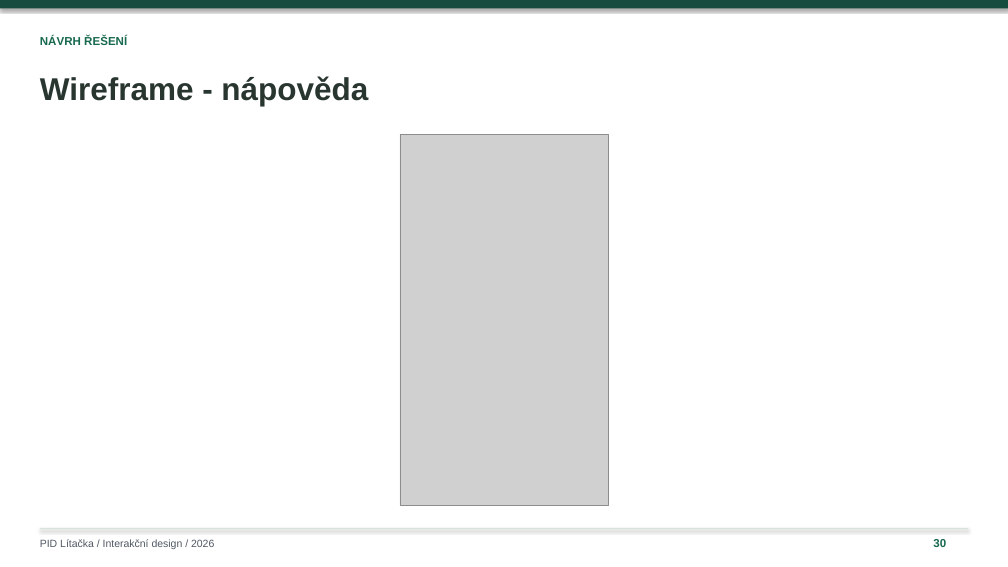
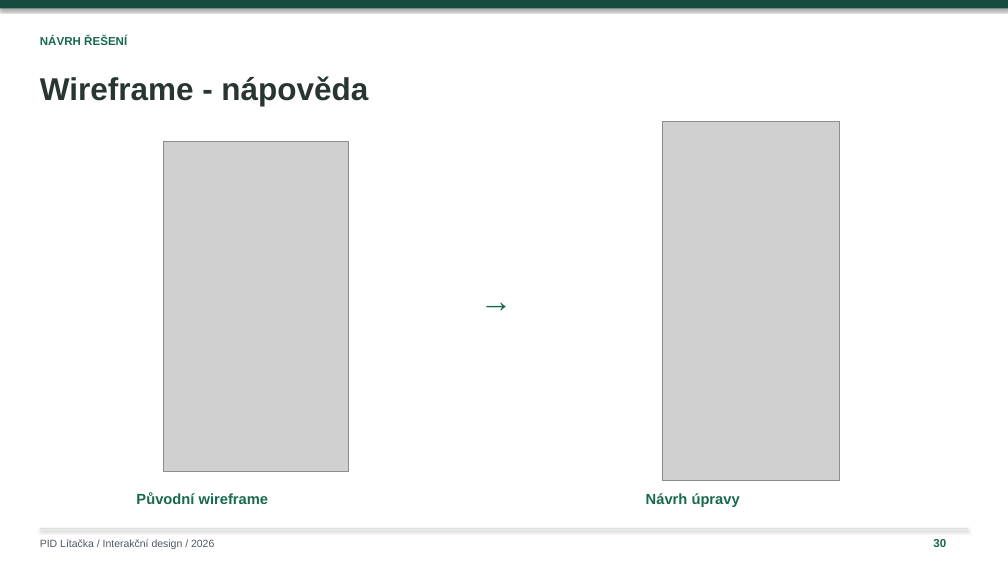
Before and after one commit to ShachPlay/ID_2026, a slide deck: slide 30 of PID-Litacka-Plichta-upravena.pptx. Drawn at 1008x567 pixels with LibreOffice and Linux fonts; fonts in the diff are those of the drawing; grey boxes stand for pictures. Boxes give left, top, right and bottom in pixels: in the first picture for what was removed or moved away, otherwise in the second. Text is boxed around its words. In the diff, an @@ line names an element or a change of style, - is before the commit and + after.

```diff
--- a/PID-Litacka-Plichta-upravena.pptx
+++ b/PID-Litacka-Plichta-upravena.pptx
@@ picture: place and size @@
-picture at box(400, 135, 608, 505)
+picture at box(163, 142, 349, 472)
@@ picture added at box(662, 122, 839, 481) @@
@@ text added at box(480, 281, 553, 333), 31 pt, text #17694F, bold @@
+→
@@ text added at box(136, 492, 269, 504), 14 pt, text #17694F, bold @@
+Původní wireframe
@@ text added at box(646, 493, 740, 507), 14 pt, text #17694F, bold @@
+Návrh úpravy
```
Also in this commit, not shown: 5 other slides changed.
